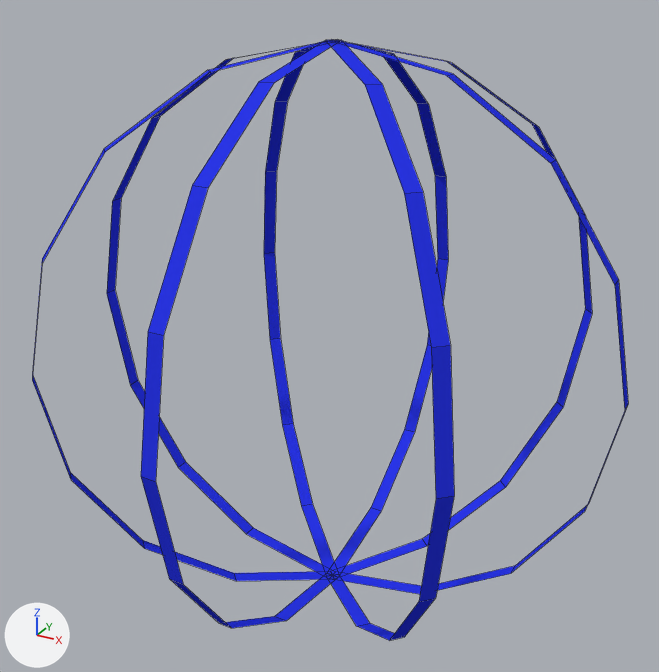
Two versions of the Blender file Ur/Resources/Models/Workin/Ship/ship_radar.blend, one commit apart.
Before and after are seen from a 50 mm camera at (1.389, -2.549, 1.293) aimed at (-0.014, 0.001, 0.018). Arrows for +X, +Y and +Z are at lower left; the lights stay in place. Mesh edges are drawn as thin lines.
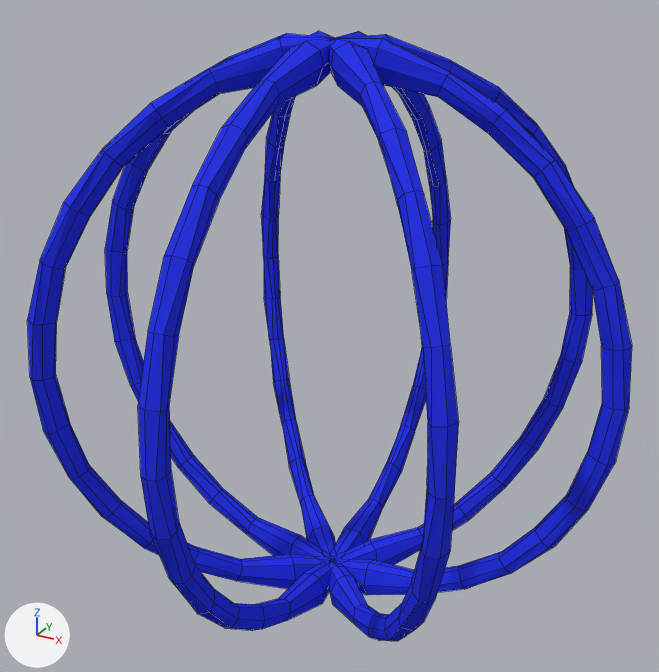
Diff of the bpy script that builds the scene:
```diff
--- a/Ur/Resources/Models/Workin/Ship/ship_radar.blend.py
+++ b/Ur/Resources/Models/Workin/Ship/ship_radar.blend.py
@@ me_sphere @@
 # used by ob_sphere; location = (0.0, 0.0, 0.0)
-me_sphere.from_pydata(...)  # 144 vertices, 64 faces; spans x -1.0..1.0, y -1.0..1.0, z -1.0..1.0
+me_sphere.from_pydata(...)  # 1104 vertices, 1088 faces; spans x -1.01..1.01, y -1.01..1.01, z -1.01..1.01
+# me_sphere part 1: 960 vertices added at x -1.01..1.01, y -1.01..1.01, z -1.01..1.01
 me_sphere.materials.append(mat_material_001)
```

Changed parts and their boxes (x1, y1, x2, y2) in the pictures (659 x 672 px):
'Sphere', reshaped
    before: (32, 40, 628, 640)
    after: (27, 31, 632, 641)
part 1 of me_sphere, added (blue)
    after: (27, 31, 632, 641)
